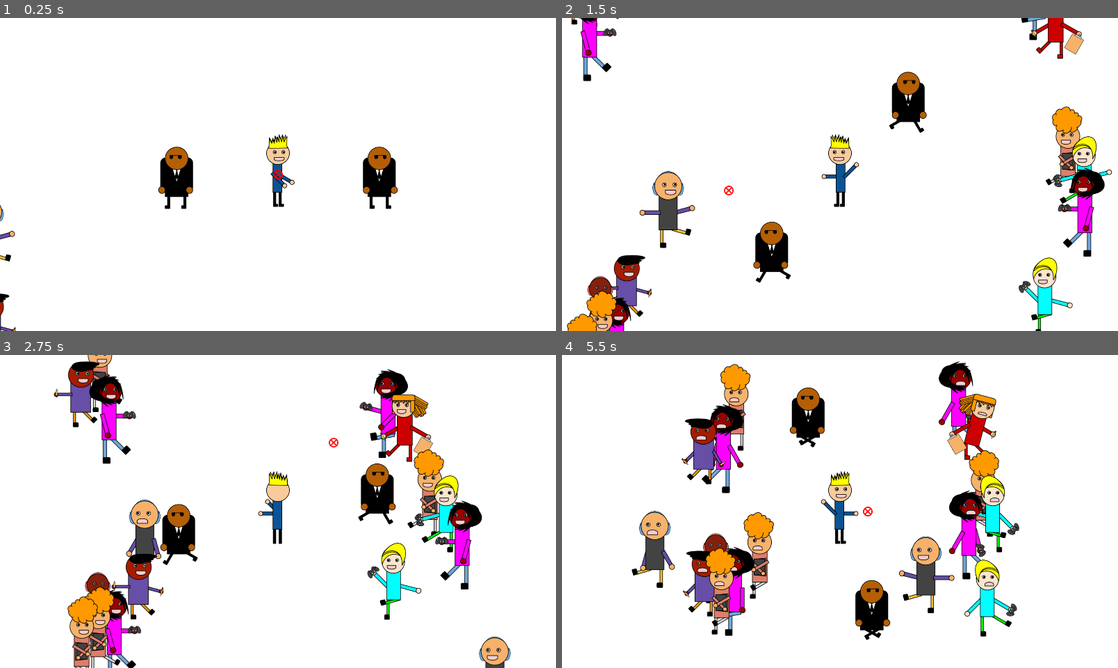
Above: before the commit, frames 1-4 (two rows, left to right).
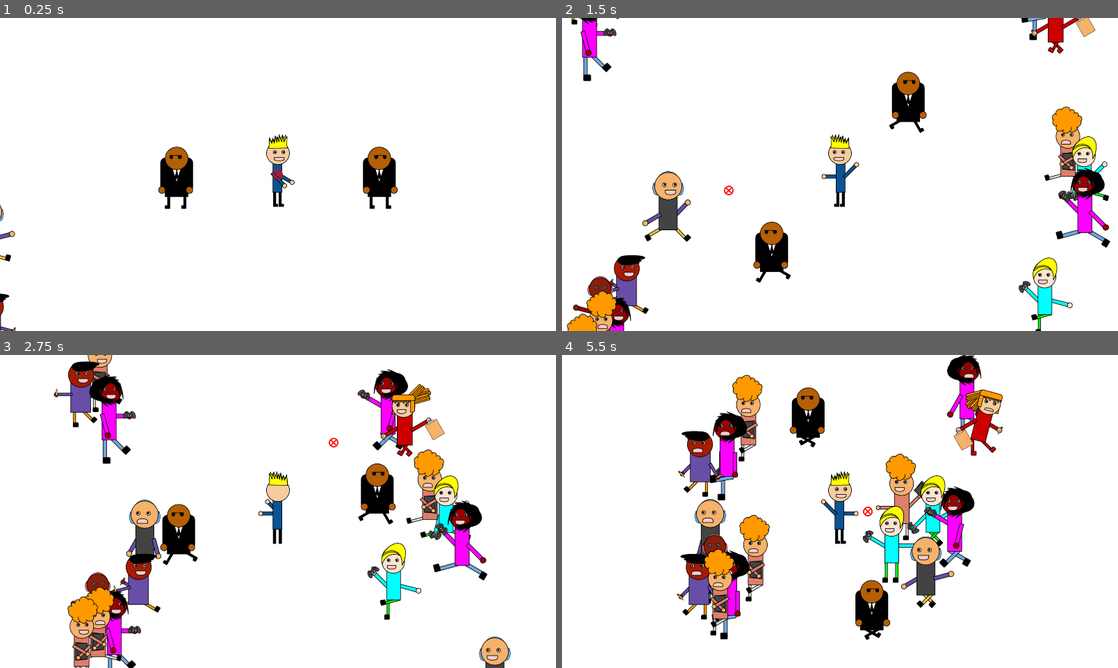
Above: after the commit, the same moments.

Repository: Spiraling-Time/Professional_Development
Game: Godot game, scene res://game_stuff/Scenes/world.tscn
Two runs of this game, one before a commit and one after it. Both use one fixed random seed, a clock stepped at 60 frames per second and the inputs below.
Inputs (mouse positions are in pixels of both pictures, inside the frame that each line leads up to):
- Up to frame 1 (0.25 s): no input
- Up to frame 2 (1.5 s): tap Enter at 0.5 s; move the mouse to (962, 158) at 0.52 s; hold D (right) 0.53-1.28 s; hold Space (wave) 0.53-1.28 s; move the mouse to (728, 190) at 1.27 s; hold A (left) from 1.28 s (still down); tap Space (wave) at 1.35 s
- Up to frame 3 (2.75 s): move the mouse to (333, 442) at 2.02 s; release A (left) at 2.03 s; hold D (right) from 2.03 s (still down); hold Space (wave) from 2.03 s (still down)
- Up to frame 4 (5.5 s): move the mouse to (812, 574) at 2.77 s; release Space (wave) at 2.78 s; tap Space (wave) at 2.85, 4.35 s; move the mouse to (1006, 558) at 3.52 s; release D (right) at 3.53 s; hold Space (wave) 3.53-4.28 s; hold A (left) from 3.53 s (still down); move the mouse to (673, 464) at 4.27 s; move the mouse to (867, 511) at 5.02 s; hold Space (wave) from 5.03 s (still down)

The runs differ from the first frame. In frame 2, 1.9% of the frame differs, in the area x 1-99%, y 0-100%; in frame 3, 2.4%; in frame 4, 15%, in the area x 12-83%, y 0-91%.

Commit message:
Refactor movement logic and update scene properties
Improved movement handling for body_guard and fan_and_role scripts, including more explicit scale and mode changes. Updated kyle.gd to use direct scale assignment. Adjusted collision layers and masks in cursor.tscn and role.tscn for better interaction. Refined animation timing in kyle.tscn and fixed transform for BodyGuard2 in body_guard_orbit.tscn. Minor code style and bug fixes in godot_super-wakatime.gd.

Diff:
--- a/game_stuff/Code/body_guard.gd
+++ b/game_stuff/Code/body_guard.gd
@@ -12,7 +12,9 @@
 	for bodies in get_overlapping_bodies():
 		if bodies.has_method("turn_away"):
 			if bodies.mode == "MOVE" or bodies.mode == "RUN": bodies.turn_away()
-			if bodies.mode == "RETREAT": bodies.move()
+			if bodies.mode == "RETREAT":
+				bodies.move()
+				bodies.move()
 
 
 
--- a/game_stuff/Code/fan_and_role.gd
+++ b/game_stuff/Code/fan_and_role.gd
@@ -13,11 +13,19 @@
 
 var base_Z_Index = 0
 
+
 func _ready() -> void:
 	set_z_index(base_Z_Index)
 
 func _physics_process(delta: float) -> void:
 	Z_Indexing()
+	if self in $"../../Wave".get_overlapping_bodies():
+		if mode == "RETREAT":
+			set_collision_layer_value(1, true)
+			set_collision_mask_value(1, true)
+			scale.x = -1
+			mode = "RUN"
+		elif mode == "MOVE": mode = "RUN"
 	if mode == "MOVE":
 		#if type_of_person = "FAN1"
 		$AnimationPlayer.play("Move")
--- a/game_stuff/Code/kyle.gd
+++ b/game_stuff/Code/kyle.gd
@@ -13,11 +13,11 @@
 func _physics_process(delta: float) -> void:
 	if $"../Cursor".global_position.x >0:
 		if !left_scale_swap:
-			scale.x = scale.x*-1
+			scale.x = -1
 			left_scale_swap = true
 			right_scale_swap = false
 	elif !right_scale_swap:
-		scale.x = scale.x*-1
+		scale.x = 1
 		left_scale_swap = false
 		right_scale_swap = true
 
--- a/game_stuff/Scenes/body_guard_orbit.tscn
+++ b/game_stuff/Scenes/body_guard_orbit.tscn
@@ -11,4 +11,5 @@
 
 [node name="BodyGuard2" parent="." instance=ExtResource("1_1khxw")]
 position = Vector2(350, 0)
-scale = Vector2(-1, 1)
+rotation = -3.14159
+scale = Vector2(1, -1)
--- a/game_stuff/Scenes/cursor.tscn
+++ b/game_stuff/Scenes/cursor.tscn
@@ -7,6 +7,8 @@
 radius = 16.0
 
 [node name="Cursor" type="Area2D"]
+collision_layer = 4
+collision_mask = 4
 script = ExtResource("1_pcgy3")
 
 [node name="CollisionShape2D" type="CollisionShape2D" parent="."]
--- a/game_stuff/Scenes/kyle.tscn
+++ b/game_stuff/Scenes/kyle.tscn
@@ -75,7 +75,7 @@
 tracks/1/interp = 1
 tracks/1/loop_wrap = true
 tracks/1/keys = {
-"times": PackedFloat32Array(0, 0.4),
+"times": PackedFloat32Array(0, 0.2),
 "transitions": PackedFloat32Array(1, 1),
 "values": [{
 "args": [],
@@ -109,7 +109,7 @@
 tracks/1/interp = 1
 tracks/1/loop_wrap = true
 tracks/1/keys = {
-"times": PackedFloat32Array(0, 0.4),
+"times": PackedFloat32Array(0, 0.2),
 "transitions": PackedFloat32Array(1, 1),
 "values": [{
 "args": [],
--- a/game_stuff/Scenes/role.tscn
+++ b/game_stuff/Scenes/role.tscn
@@ -97,8 +97,7 @@
 }
 
 [node name="Role" type="CharacterBody2D"]
-collision_layer = 3
-collision_mask = 5
+collision_layer = 7
 script = ExtResource("1_ken03")
 
 [node name="Sprite2D" type="Sprite2D" parent="."]
Not shown, changed: addons/godot_super-wakatime/godot_super-wakatime.gd
